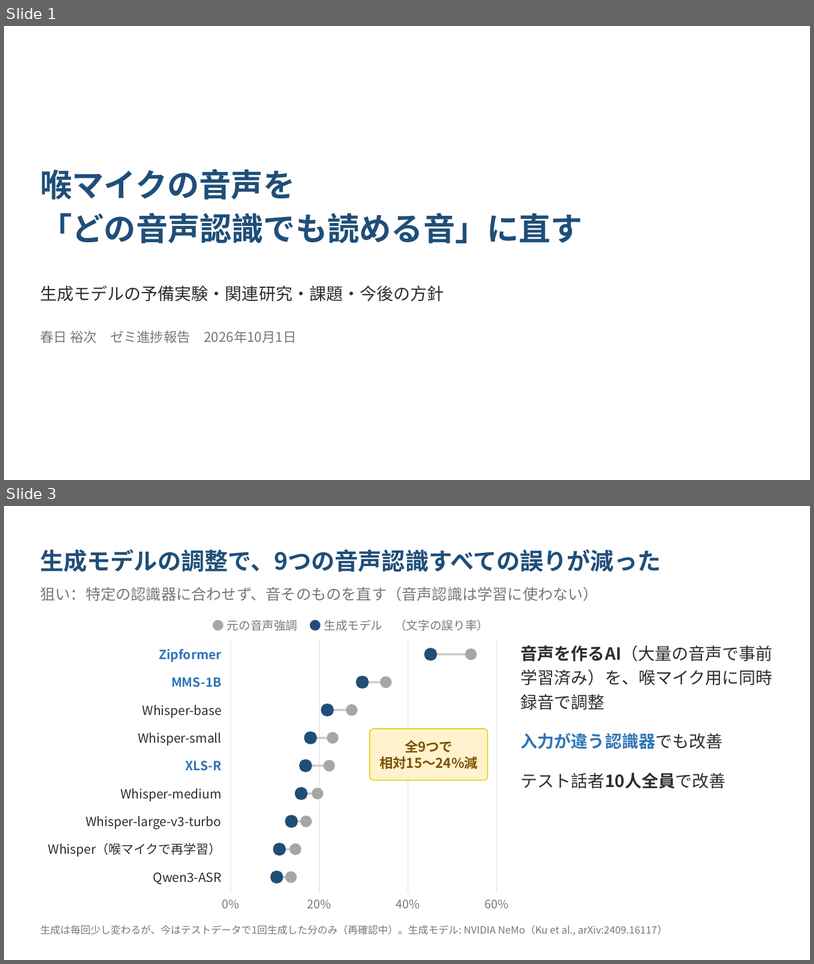
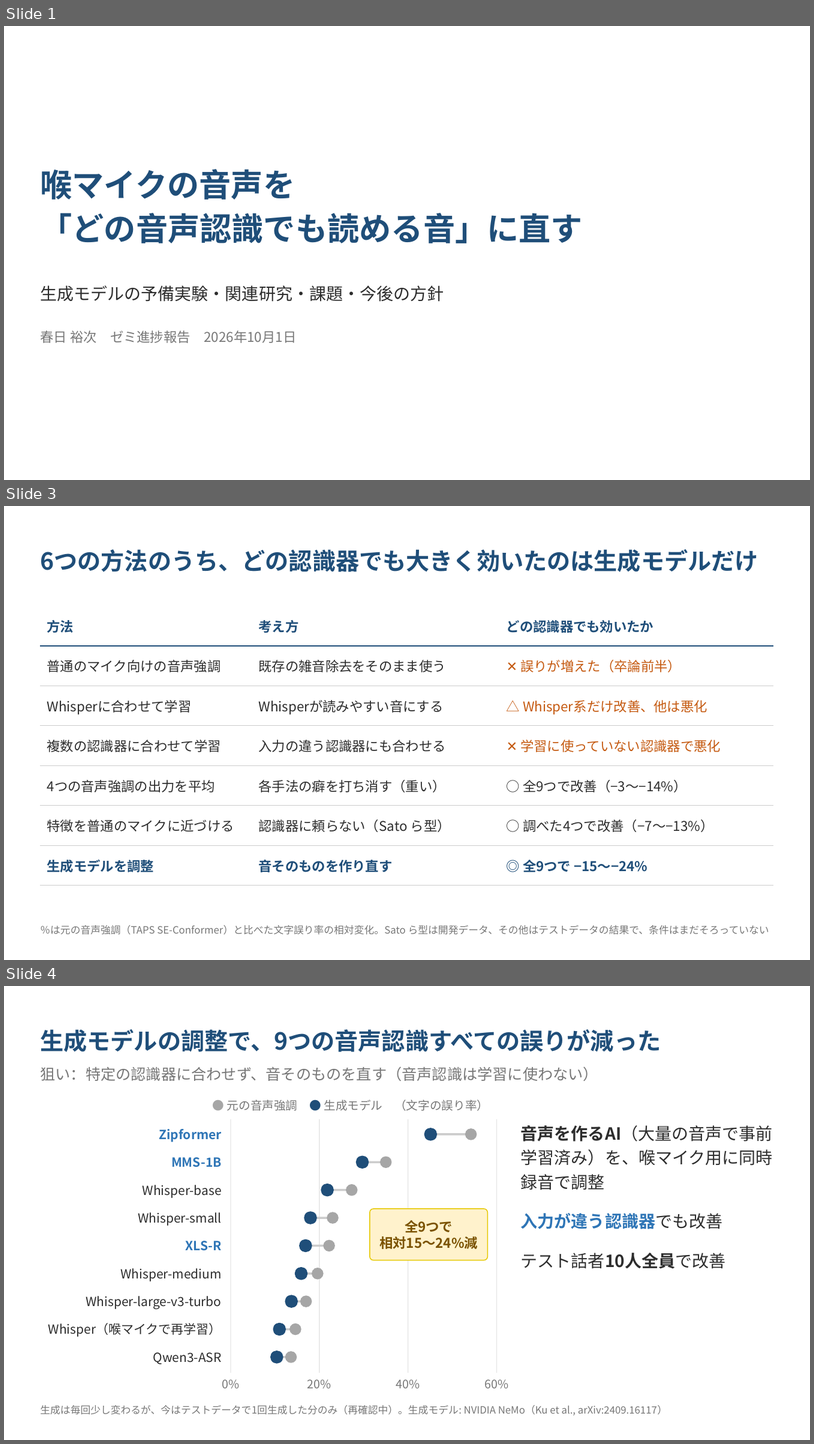
Before and after one commit to kasugayuji0716-art/bone-conduction-research, a slide deck: results/progress_slides_2026-10.pptx. Shown one above the other, each under a label of ours: slides 1 and 3 before the commit, slides 1, 3 and 4 after it; the slides between them are not shown. The pictures are 814x964 and 814x1444 pixels, drawn with LibreOffice and Linux fonts; fonts in the diff are those of the drawing. Boxes give left, top, right and bottom in pixels: in the first picture for what was removed or moved away, otherwise in the second. Text is boxed around its words. In the diff, an @@ line names an element or a change of style, - is before the commit and + after.

```diff
--- a/results/progress_slides_2026-10.pptx
+++ b/results/progress_slides_2026-10.pptx
@@ slide 3 added at (x1=4, y1=506, x2=810, y2=960), background #FFFFFF @@
@@ text added at (x1=40, y1=549, x2=758, y2=572), 28 pt, text #1F4E79, bold @@
+6つの方法のうち、どの認識器でも大きく効いたのは生成モデルだけ
@@ table added at (x1=40, y1=606, x2=774, y2=874), 7 rows, 3 columns @@
+方法 | 考え方 | どの認識器でも効いたか
+普通のマイク向けの音声強調 | 既存の雑音除去をそのまま使う | ✕ 誤りが増えた（卒論前半）
+Whisperに合わせて学習 | Whisperが読みやすい音にする | △ Whisper系だけ改善、他は悪化
+複数の認識器に合わせて学習 | 入力の違う認識器にも合わせる | ✕ 学習に使っていない認識器で悪化
+4つの音声強調の出力を平均 | 各手法の癖を打ち消す（重い） | ○ 全9つで改善（−3〜−14%）
+特徴を普通のマイクに近づける | 認識器に頼らない（Sato ら型） | ○ 調べた4つで改善（−7〜−13%）
+生成モデルを調整 | 音そのものを作り直す | ◎ 全9つで −15〜−24%
@@ text added at (x1=40, y1=925, x2=770, y2=934), 12 pt, text #777777 @@
+％は元の音声強調（TAPS SE-Conformer）と比べた文字誤り率の相対変化。Sato ら型は開発データ、その他はテストデータの結果で、条件はまだそろっていない
@@ what was slide 3 is now slide 4 @@
```
Also in this commit, not shown: 2 other files.
